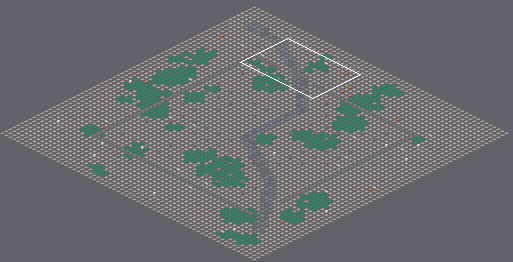
Level history. Tiled map (JSON): content/areas/wockyard.tmj. Above, an overview of the earlier version with the close-up marked.
Close-up. Old version:
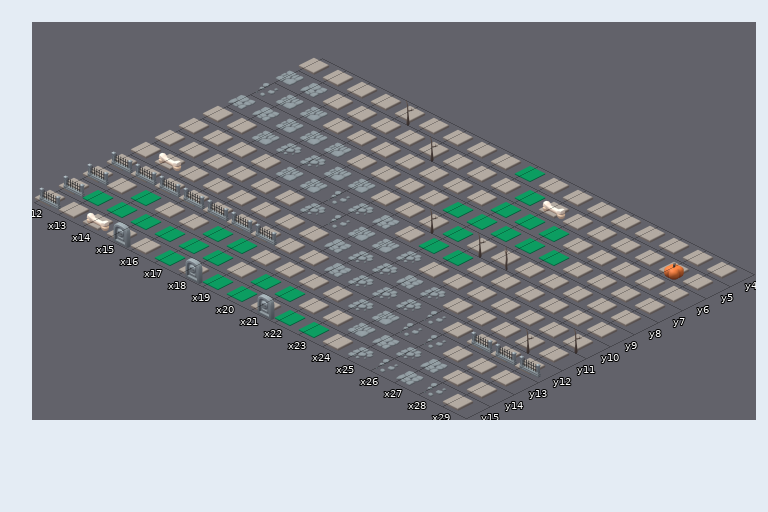
Cells are 192x96 px. Isometric: x runs down to the right, y down to the left. Shown: x 12..29, y 4..15. The commit also changed other parts of the map, which this record leaves out.
And afterwards:
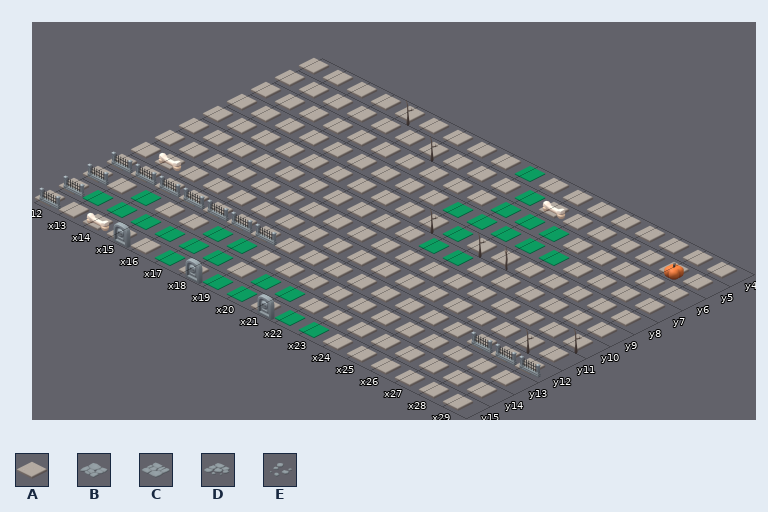
Key: from "kaykit": A 11 "halloween_floor_dirt", B 12 "halloween_path_A", C 13 "halloween_path_B", D 14 "halloween_path_C", E 15 "halloween_path_D".
_ is an empty cell.
Diff:
{"where": "layer \"floor\""}
{"y":5,"x":12,"old":"CB","new":"AA"}
{"y":6,"x":12,"old":"ECC","new":"AAA"}
{"y":7,"x":12,"old":"BBCCC","new":"AAAAA"}
{"y":8,"x":14,"old":"CDDCC","new":"AAAAA"}
{"y":9,"x":16,"old":"CCEDB","new":"AAAAA"}
{"y":10,"x":18,"old":"DECCD","new":"AAAAA"}
{"y":11,"x":20,"old":"BDDBD","new":"AAAAA"}
{"y":12,"x":21,"old":"BDDDE","new":"AAAAA"}
{"y":13,"x":23,"old":"DCEE","new":"AAAA"}
{"y":14,"x":24,"old":"CBDB","new":"AAAA"}
{"y":15,"x":25,"old":"DEBE","new":"AAAA"}
{"label":"changed","picture_box":[227,69,449,399]}
